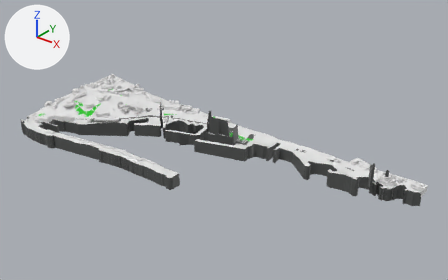
What one commit did to the FBX model Assets/Models/FunchalHarbor.fbx.
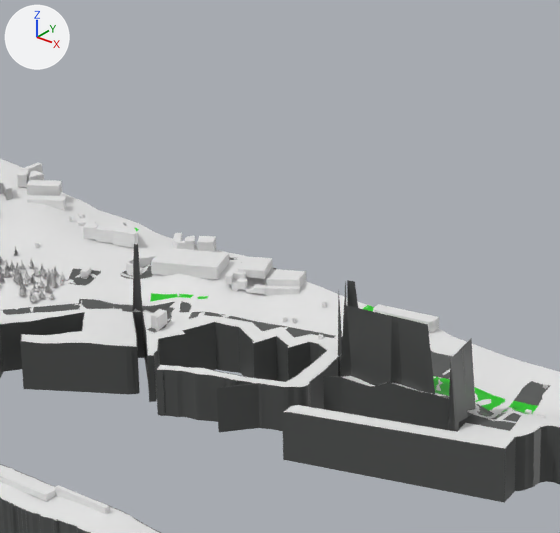
There are two pictures of each version: one whole from a 50 mm camera at (1774.0, -1966.0, 1377.0) aimed at (74.0, 158.0, 60.0), one close up on the part from 29% to 58% of the width and 17% to 60% of the height. The axes (+X, +Y, +Z) are drawn at upper left. The lights are the same throughout. Where no turn or scale is listed for an object, it has been applied to the vertices.

The older version as bpy lines, for what is in view:
```python
ob_element_193 = bpy.data.objects.new('element.193', me_element_024)
ob_element_193.location = (0.0, 0.0, 104.0)
ob_element_232 = bpy.data.objects.new('element.232', me_element_058)
ob_element_232.location = (0.0, 0.0, 104.0)
ob_element_263 = bpy.data.objects.new('element.263', me_element_071)
ob_element_263.location = (0.0, 0.0, 104.0)
ob_galerias_são_lourenço_001 = bpy.data.objects.new('Galerias São Lourenço.001', me_galerias_são_lourenço_006)
ob_galerias_são_lourenço_001.location = (-291.0, 389.0, 26.0)
ob_promenada_funchal = bpy.data.objects.new('Promenada Funchal', me_promenada_funchal_001)
ob_promenada_funchal.location = (0.0, 0.0, 104.0)
# me_promenada_funchal_001
# before: 10 (-420.0, 238.0, -91.0) at pixel (142, 311), 11 (-425.0, 233.0, 0.0) at pixel (133, 244), 12 (-428.0, 229.0, -90.0) at pixel (132, 311), 208 (-421.0, 236.0, 0.0) at pixel (137, 244), 210 (-412.0, 245.0, -92.0) at pixel (151, 312)
# before: 377 (-431.0, 227.0, -90.0) at pixel (129, 311), 378 (-431.0, 227.0, -90.0) at pixel (129, 311), 381 (-421.0, 237.0, 0.0) at pixel (137, 244), 382 (-421.0, 237.0, -91.0) at pixel (140, 311), 384 (-431.0, 237.0, -90.0) at pixel (135, 309)
# before: 387 (-412.0, 247.0, -92.0) at pixel (152, 312), 388 (-421.0, 247.0, -91.0) at pixel (146, 309), 389 (-431.0, 247.0, -90.0)
# also in view: 'Terrain.001' at (-1.0, 55.0, 41.0); 'element.188' at (-13.0, 295.0, 11.0); 'Marina Shopping.001' at (-431.0, 338.0, 43.0); 'Gare Marítima Internacional do Porto do Funchal.001' at (-242.0, -188.0, 17.0); 'element.234' at (-128.0, 397.0, 30.0)
```
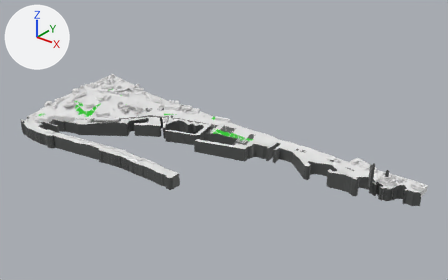
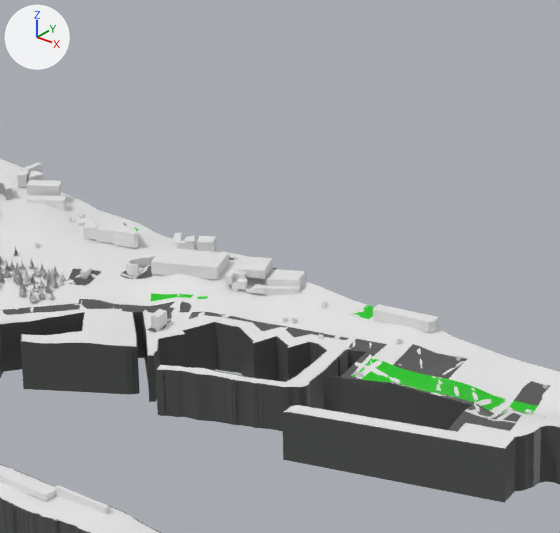
Boxes [x1, y1, x2, y2] around the edits, measured in the close-ups (560 x 533 px; the box of a moved part takes in the faces that stretch with it):
'element.263', reshaped (39% shorter)
    before: [341, 305, 516, 432]
    after: [342, 355, 516, 432]
'Promenada Funchal', reshaped
    before: [2, 244, 191, 315]
    after: [2, 299, 191, 315]
'element.232', reshaped
    before: [338, 280, 358, 356]
    after: [338, 339, 387, 357]
part 1 of me_element_071, deleted (black)
    before: [341, 305, 435, 395]
part 2 of me_element_071, added
    after: [342, 374, 431, 394]
part 3 of me_element_071, deleted
    before: [448, 339, 476, 431]
part 4 of me_element_071, added
    after: [449, 405, 475, 431]
part 5 of me_element_024, moved or reshaped
    before: [217, 378, 294, 432]
    after: [224, 378, 294, 428]
part 6 of me_promenada_funchal_001, moved or reshaped
    before: [130, 244, 151, 312]
    after: [130, 307, 151, 312]
part 7 of me_element_058, moved or reshaped
    before: [344, 280, 358, 308]
    after: [341, 347, 364, 354]
part 8 of me_element_058, moved or reshaped (not visible afterwards)
    before: [338, 293, 342, 356]
'element.188', unchanged, uncovered by the edit
    before: [433, 376, 505, 410]
    after: [352, 358, 505, 410]
'Praça do Povo', unchanged, uncovered by the edit
    before: [431, 351, 453, 379]
    after: [394, 344, 467, 379]

The change, as a diff of the scene's bpy script:
```diff
--- a/Assets/Models/FunchalHarbor.fbx.py
+++ b/Assets/Models/FunchalHarbor.fbx.py
@@ me_element_071 @@
-me_element_071.from_pydata(...)  # 182 vertices, 98 faces; spans x -120.0..145.0, y 206.0..309.0, z -98.0..0.0
+me_element_071.from_pydata(...)  # 182 vertices, 99 faces; spans x -120.0..145.0, y 206.0..309.0, z -98.0..-84.0
+# me_element_071 part 1: 18 vertices removed from x -104.0..7.0, y 253.0..270.0, z 0.0
+# me_element_071 part 2: 18 vertices added at x -104.0..8.0, y 253.0..270.0, z -97.0..-86.0
+# me_element_071 part 3: 9 vertices removed from x 69.0..86.0, y 211.0..272.0, z 0.0
+# me_element_071 part 4: 9 vertices added at x 70.0..87.0, y 211.0..272.0, z -87.0..-84.0
 me_element_071.materials.append(mat_areas_pedestrian)
@@ me_promenada_funchal_001 @@
 me_promenada_funchal_001.from_pydata(...)  # 406 vertices, 203 faces; spans x -966.0..-372.0, y -190.0..286.0, z -93.0..0.0
 # verts and faces of me_promenada_funchal_001; kept vertices keep their numbers, new ones are numbered from 406
+# me_promenada_funchal_001 part 6
+delete_vertices([381])  # with the faces that use them
+delete_faces([(11, 208, 382, 384, 378, 377, 12), (382, 388, 389, 384)])
+verts[11] = (-425.0, 234.0, -91.0)  # moved, pixel (136, 311)
+verts[208] = (-422.0, 237.0, -91.0)  # moved, pixel (140, 311)
+verts[406] = (-421.0, 237.0, -91.0)  # pixel (140, 311)
+faces += [(208, 382, 406), (11, 208, 406, 384, 378, 377, 12), (384, 406, 388, 389), (10, 210, 387, 388, 406, 382)]
 me_promenada_funchal_001.materials.append(mat_areas_pedestrian)
@@ me_element_058 @@
 me_element_058.from_pydata(...)  # 59 vertices, 26 faces; spans x -157.3..-108.2, y 290.0..345.7, z -93.0..0.0
-me_element_058.vertices[25].co = (-147.5, 307.4, 0.0)  # pixel (345, 281)
-me_element_058.vertices[26].co = (-147.5, 311.1, 0.0)  # pixel (347, 280)
-me_element_058.vertices[27].co = (-137.7, 313.2, 0.0)  # pixel (354, 281)
-me_element_058.vertices[37].co = (-147.7, 308.5, 0.0)  # pixel (345, 280)
-me_element_058.vertices[16].co = (-144.0, 290.6, 0.0)
+# me_element_058 part 7
+me_element_058.vertices[25].co = (-147.8, 307.6, -91.4)  # pixel (346, 350)
+me_element_058.vertices[26].co = (-147.5, 311.7, -91.0)  # pixel (348, 349)
+me_element_058.vertices[27].co = (-137.7, 313.9, -90.0)  # pixel (355, 350)
+me_element_058.vertices[37].co = (-148.0, 308.7, -91.3)  # pixel (346, 350)
+# me_element_058 part 8
+me_element_058.vertices[16].co = (-144.3, 290.8, -92.8)  # pixel (339, 357)
 me_element_058.materials.append(mat_areas_pedestrian)
@@ me_element_024 @@
-me_element_024.from_pydata(...)  # 9222 vertices, 9206 faces; spans x -1000.0..1002.0, y -300.0..376.0, z -153.0..1.0
+me_element_024.from_pydata(...)  # 9210 vertices, 9194 faces; spans x -1000.0..1002.0, y -300.0..376.0, z -153.0..1.0
+# me_element_024 part 5: 20 vertices moved within x -461.0..-136.0, y 158.0..221.0, z -153.0..-104.0; 9 vertices removed from x -204.0..-176.0, y 139.0..178.0, z -153.0..-95.0; 3 vertices added at x -175.0, y 177.0, z -153.0..-95.0
 me_element_024.materials.append(mat_coastlines)
```
